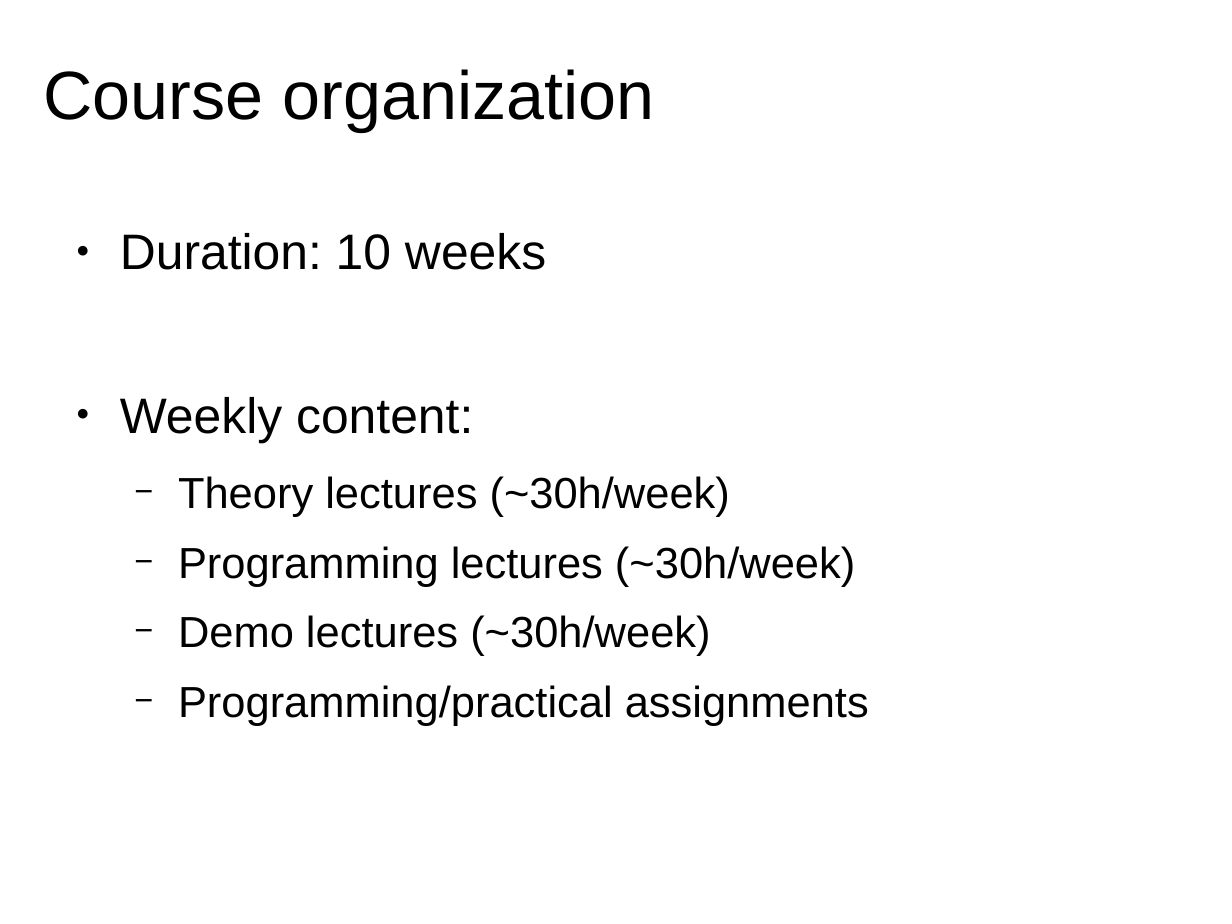
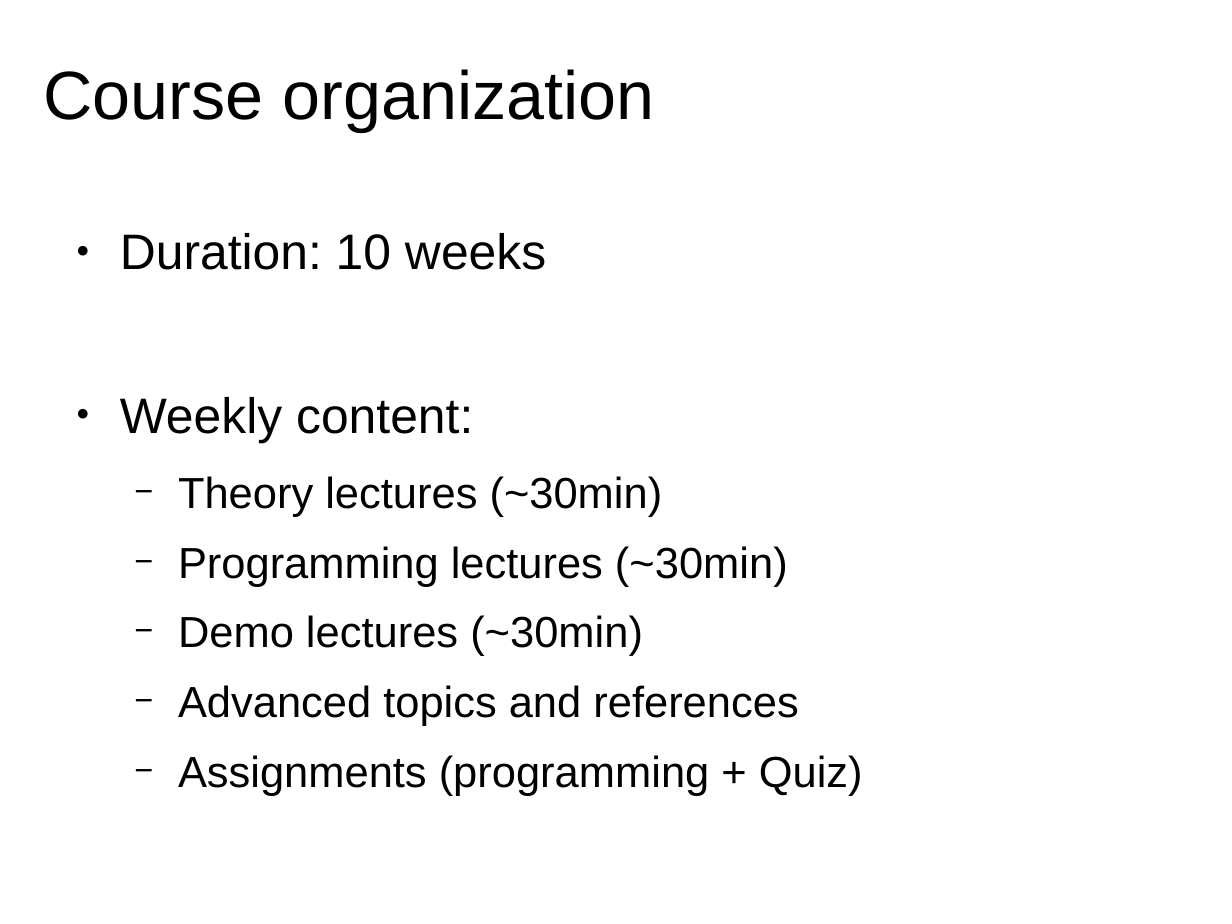
Before and after one commit to hoinx/sms-tools, a slide deck: slide 5 of lectures/1-Introduction/1T1-Welcome.odp (slide 11 before the commit). Drawn at 1232x924 pixels with LibreOffice and Linux fonts; fonts in the diff are those of the drawing. Boxes give left, top, right and bottom in pixels: in the first picture for what was removed or moved away, otherwise in the second. Text is boxed around its words. In the diff, an @@ line names an element or a change of style, - is before the commit and + after.

Commit message:
changes to lectures

```diff
--- a/lectures/1-Introduction/1T1-Welcome.odp
+++ b/lectures/1-Introduction/1T1-Welcome.odp
@@ text at <box>178,476,863,796</box>: text changed @@
-  − Theory lectures (~30h/week)
-  − Programming lectures (~30h/week)
-  − Demo lectures (~30h/week)
-  − Programming/practical assignments
+  − Theory lectures (~30min)
+  − Programming lectures (~30min)
+  − Demo lectures (~30min)
+  − Advanced topics and references
+  − Assignments (programming + Quiz)
```
Also in this commit, not shown: 5 other slides changed, 2 slides added, 8 slides removed, 4 other files.
